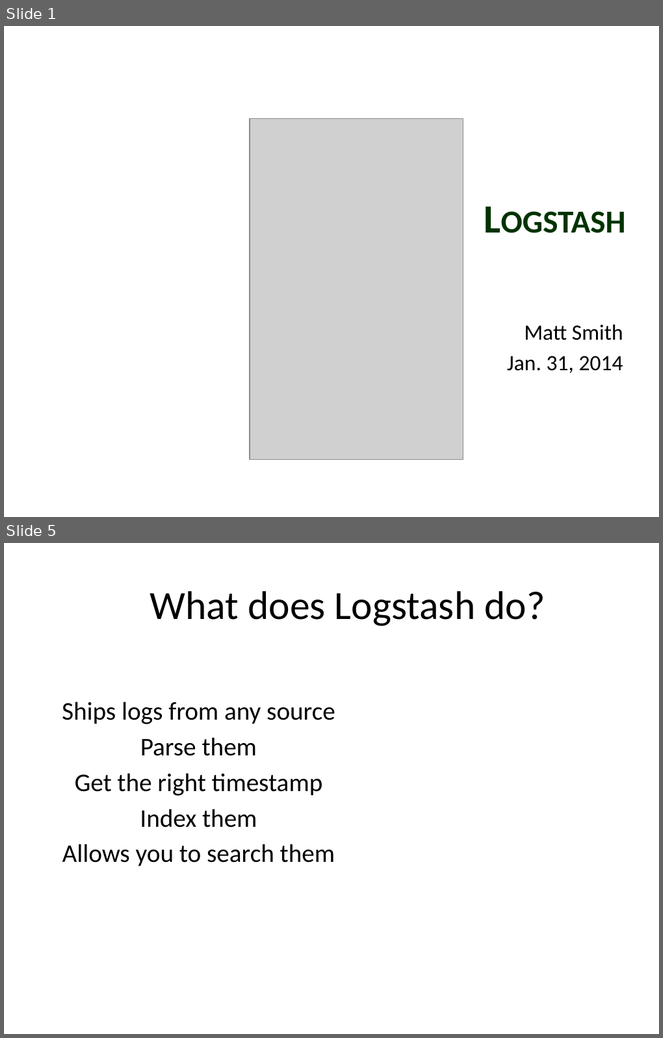
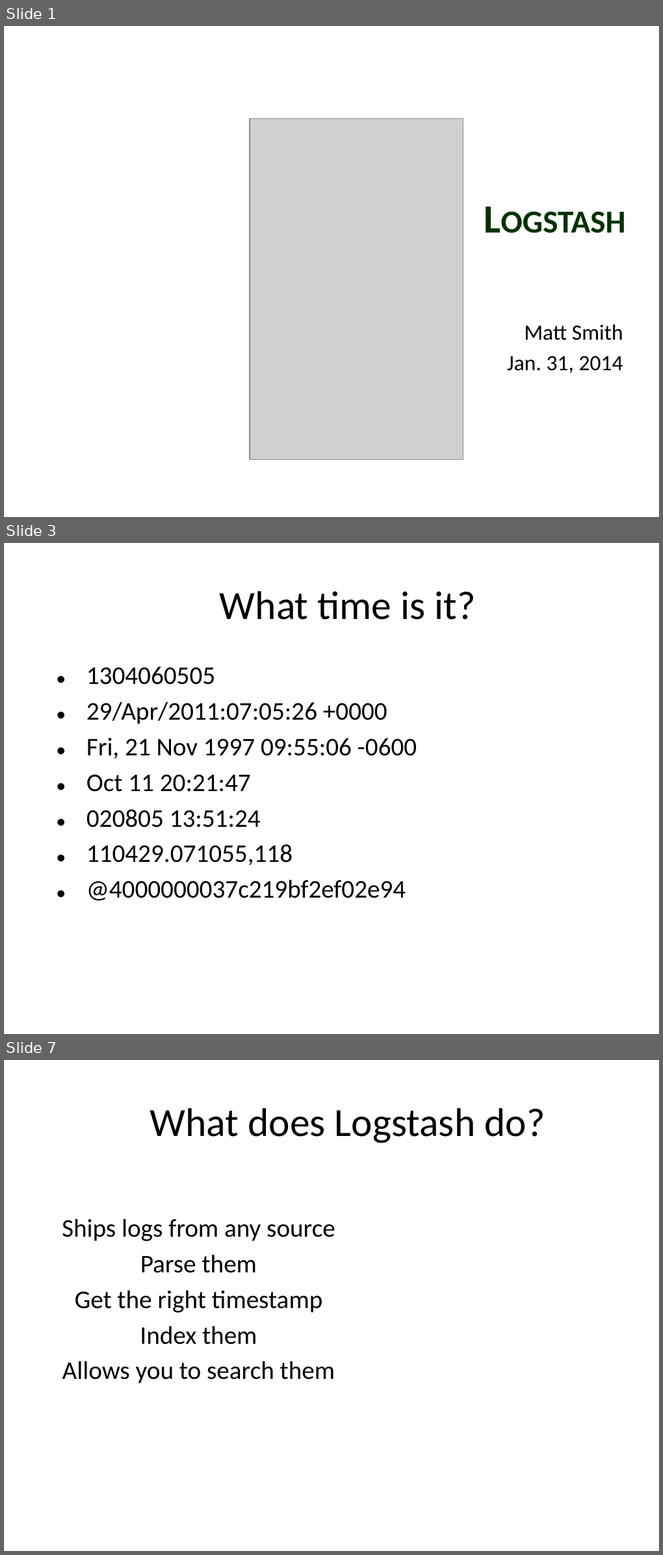
Before and after one commit to mtscout6/my-presentations, a slide deck: Logstash/Logstash slide deck.pptx. Shown one above the other, each under a label of ours: slides 1 and 5 before the commit, slides 1, 3 and 7 after it; the slides between them are not shown. The pictures are 663x1038 and 663x1555 pixels, drawn with LibreOffice and Linux fonts; fonts in the diff are those of the drawing; grey boxes stand for pictures; background and template pictures are left out. Boxes give left, top, right and bottom in pixels: in the first picture for what was removed or moved away, otherwise in the second. Text is boxed around its words. In the diff, an @@ line names an element or a change of style, - is before the commit and + after.

```diff
--- a/Logstash/Logstash slide deck.pptx
+++ b/Logstash/Logstash slide deck.pptx
@@ slide 3 added at [4,543,659,1034], background picture (left out) @@
@@ title added at [220,591,476,620], 44 pt, text #000000 @@
+What time is it?
@@ text added at [87,667,417,901], 28 pt, text #000000 @@
+• 1304060505
+• 29/Apr/2011:07:05:26 +0000
+• Fri, 21 Nov 1997 09:55:06 -0600
+• Oct 11 20:21:47
+• 020805 13:51:24
+• 110429.071055,118
+• @4000000037c219bf2ef02e94
@@ what was slide 5 is now slide 7 @@
```
Also in this commit, not shown: 5 slides changed, 4 other slides added, 1 other file.
